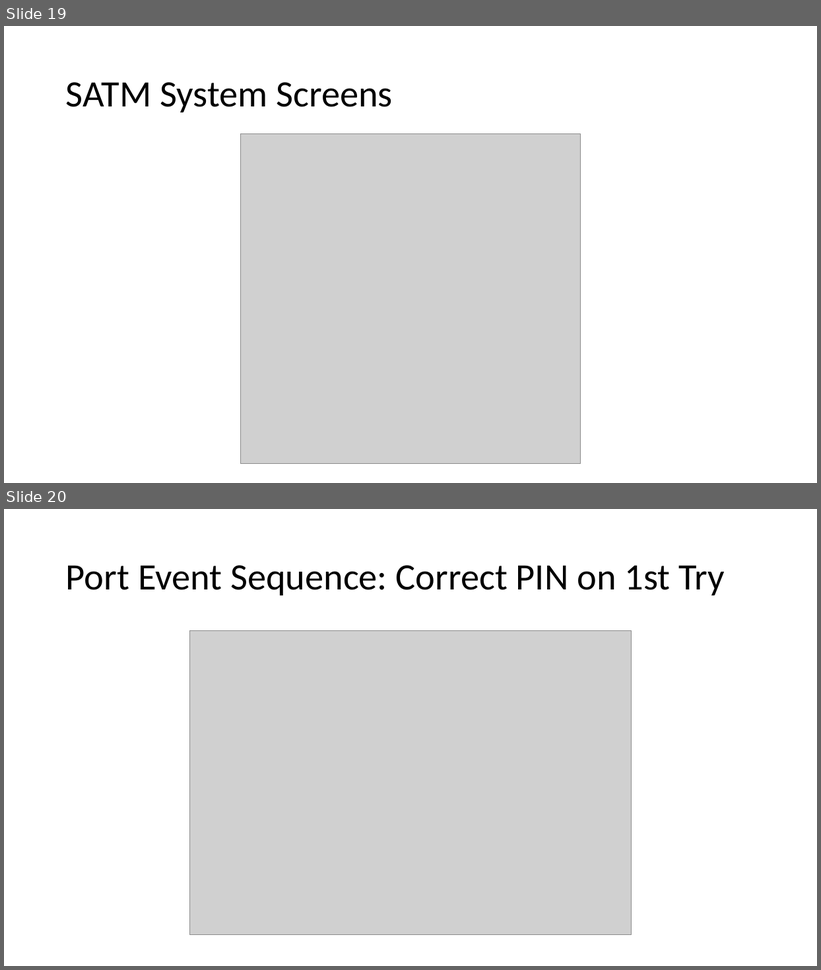
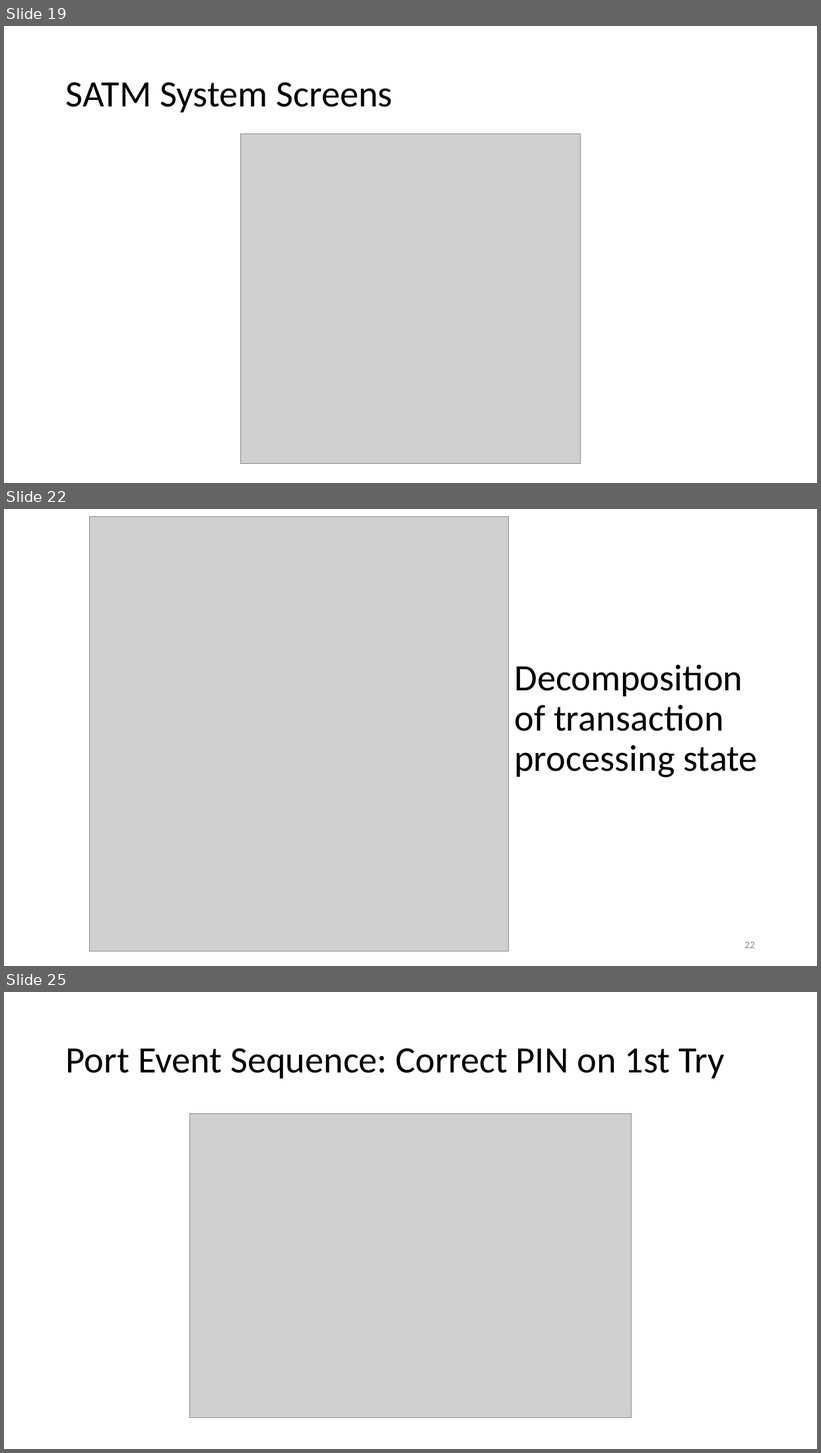
Before and after one commit to malenezi/malenezi, a slide deck: SE401/Lectures/8-Integration, System and Regression Testing/2-System Testing.pptx. Shown one above the other, each under a label of ours: slides 19 and 20 before the commit, slides 19, 22 and 25 after it; the slides between them are not shown. The pictures are 821x970 and 821x1453 pixels, drawn with LibreOffice and Linux fonts; fonts in the diff are those of the drawing; grey boxes stand for pictures. Boxes give left, top, right and bottom in pixels: in the first picture for what was removed or moved away, otherwise in the second. Text is boxed around its words. In the diff, an @@ line names an element or a change of style, - is before the commit and + after.

```diff
--- a/SE401/Lectures/8-Integration, System and Regression Testing/2-System Testing.pptx
+++ b/SE401/Lectures/8-Integration, System and Regression Testing/2-System Testing.pptx
@@ slide 22 added at <box>4,509,817,966</box>, background #FFFFFF @@
@@ picture added at <box>89,517,508,952</box> @@
@@ title added at <box>514,665,758,778</box>, 44 pt, text #000000 @@
+Decomposition of transaction processing state
@@ page number added at <box>745,942,755,949</box>, 12 pt, text #8C8C8C @@
+22
@@ what was slide 20 is now slide 25 @@
```
Also in this commit, not shown: 5 other slides added, 2 slides removed, 1 other file.
